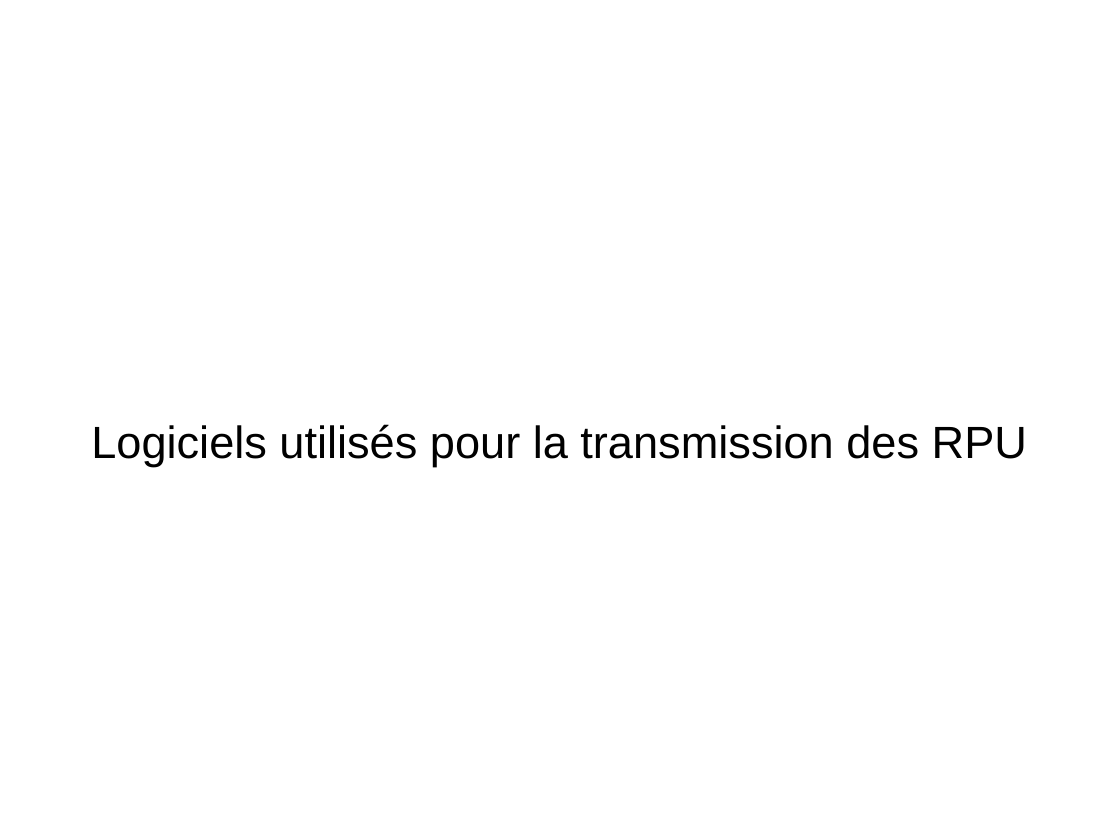
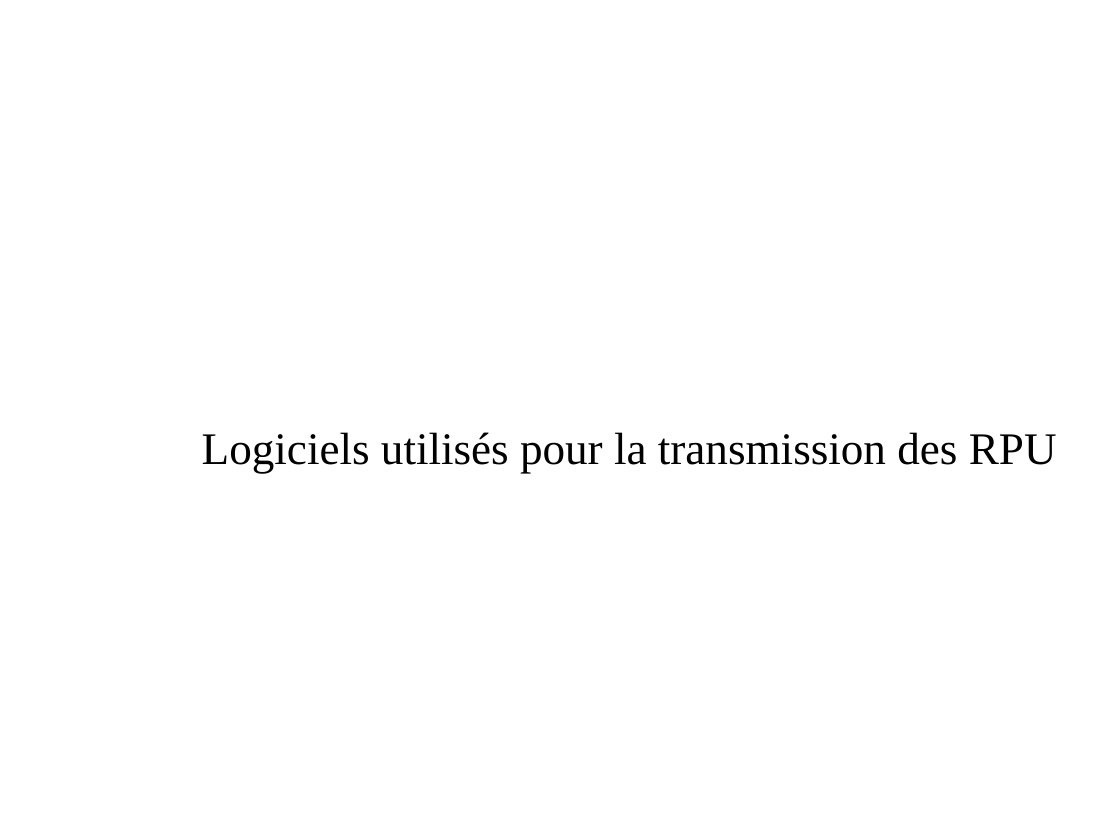
Before and after one commit to jcrb/InformatisationSU, a slide deck: slide 1 of Logiciels RPU.odp. Drawn at 1120x840 pixels with LibreOffice and Linux fonts; fonts in the diff are those of the drawing; background and template pictures are left out. Boxes give left, top, right and bottom in pixels: in the first picture for what was removed or moved away, otherwise in the second. Text is boxed around its words. In the diff, an @@ line names an element or a change of style, - is before the commit and + after.

```diff
--- a/Logiciels RPU.odp
+++ b/Logiciels RPU.odp
@@ subtitle "Logiciels utilisés pour la transmission ...": place and size @@
-subtitle "Logiciels utilisés pour la transmission ..." at bbox=[91, 424, 1027, 466]
+subtitle "Logiciels utilisés pour la transmission ..." at bbox=[202, 432, 1057, 473]
@@ subtitle "Logiciels utilisés pour la transmission ..." at bbox=[202, 432, 1057, 473]: font Arial to Times New Roman @@
```
Also in this commit, not shown: 6 other slides changed, 4 slides added, 3 slides removed, 12 other files.
